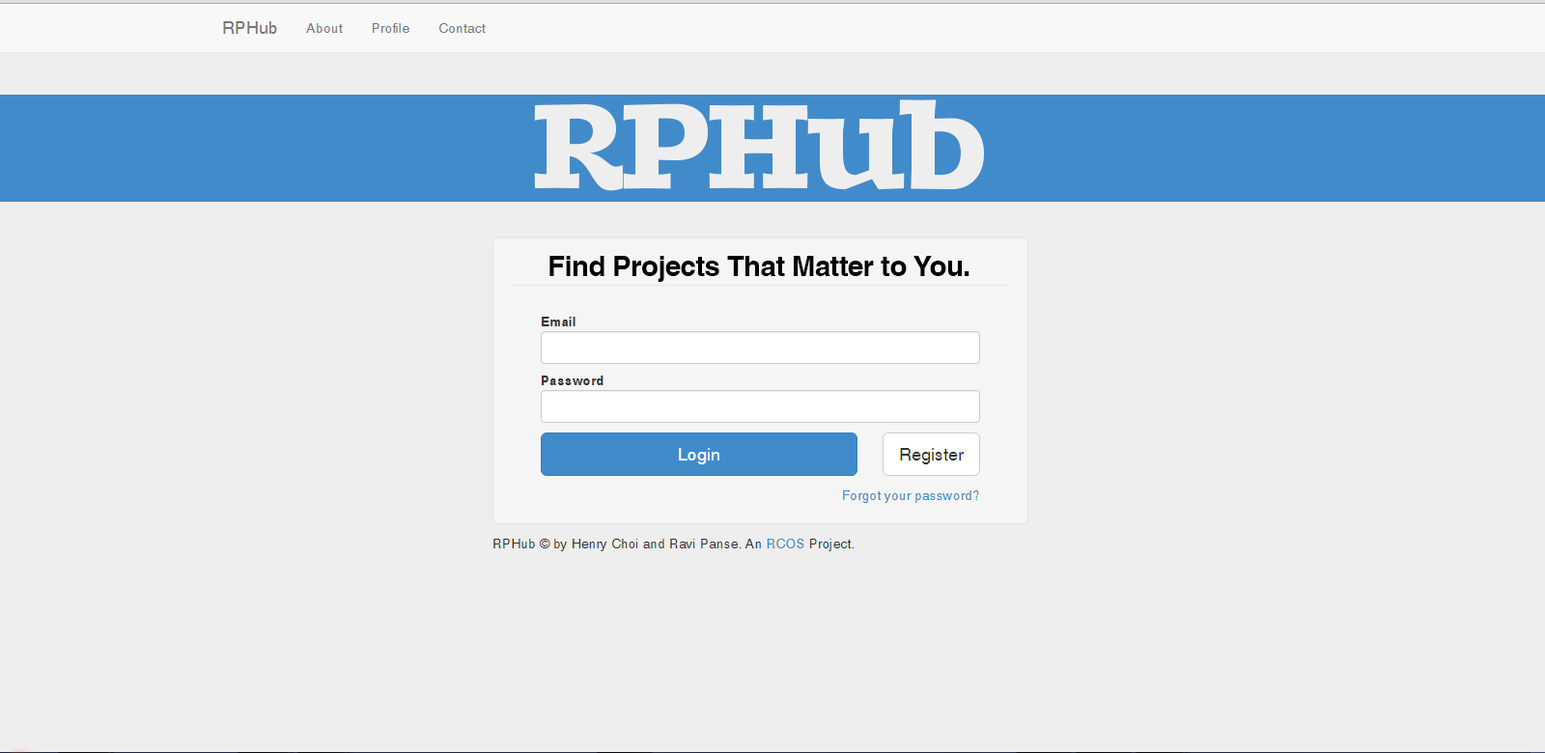
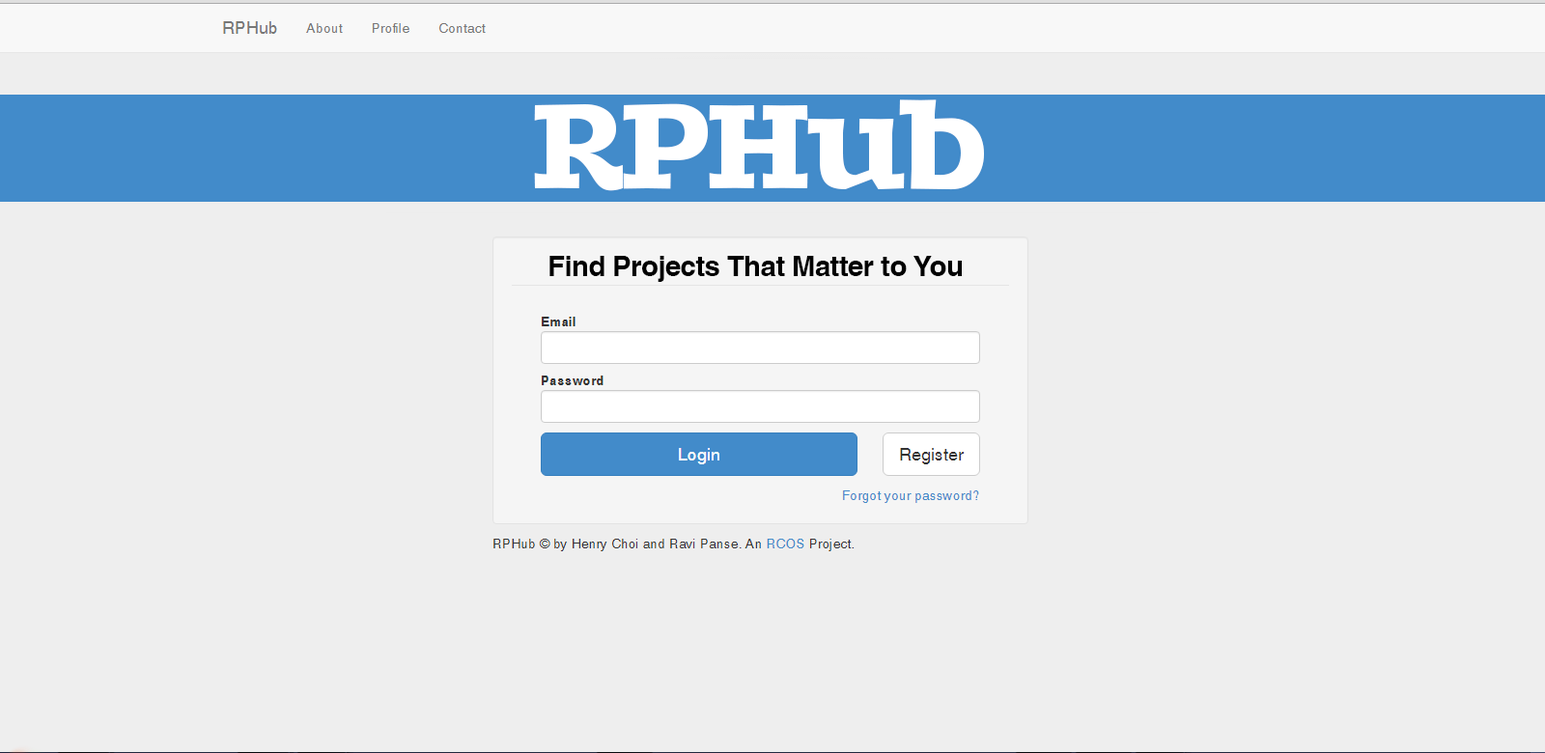
Layered file, before and after one edit (1545 x 753). Changes by layer:
renamed "Find Projects That Matter to You." to "Find Projects That Matter to You", painted on it over [963, 271, 970, 277]
painted on "RPHub" over [533, 99, 984, 192]
